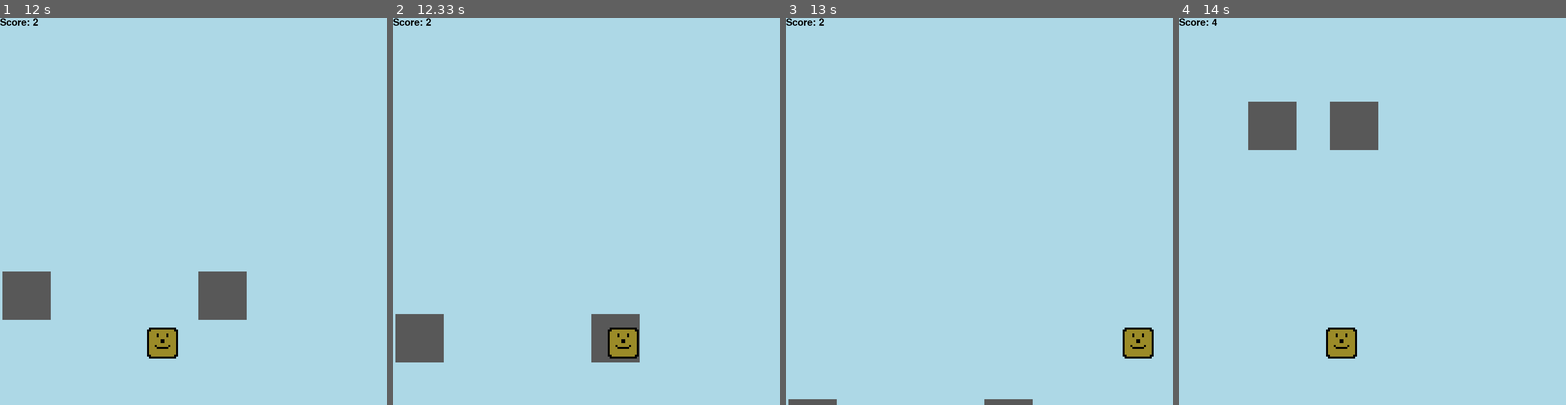
Above: before the commit, frames 1-4 (left to right).
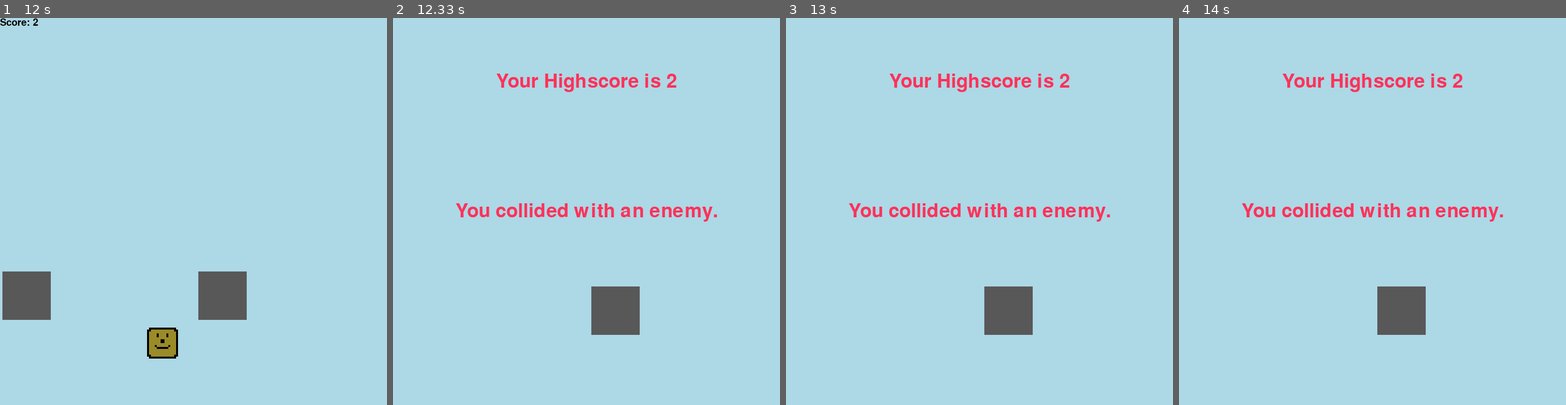
Above: after the commit, the same moments.

Repository: Hummenix/somePygame
Game: pygame game, started from game.py
Two runs of this game, one before a commit and one after it. Both use one fixed random seed, a clock stepped at 60 frames per second and the inputs below.
Inputs:
- Up to frame 1 (12 s): hold Left 0.33-0.87 s; hold Left 0.9-1.3 s; hold Left 5.17-5.63 s; hold Right 5.67-6.13 s; hold Right 6.17-6.63 s; hold Left 6.67-7.2 s; hold Left 7.23-7.63 s; hold Right 7.67-8.3 s; hold Left 8.33-8.8 s; hold Right 8.83-9.3 s; hold Right 9.33-9.8 s; hold Left 9.83-10.37 s; hold Left 10.4-10.8 s; hold Right 10.83-11.47 s; hold Left 11.5-11.97 s
- Up to frame 2 (12.33 s): hold Right from 12 s (still down)
- Up to frame 3 (13 s): release Right at 12.47 s; hold Right 12.5-12.97 s
- Up to frame 4 (14 s): hold Left 13-13.53 s; hold Left 13.57-13.97 s

Frame 1 is identical in both runs. In frame 2, 5.4% of the frame differs, in the area x 0-84%, y 0-89%; in frame 3, 4.4%; in frame 4, 7.2%, in the area x 0-84%, y 0-88%.

Commit message:
Updated game.py
Removed:
- code that was commented for possible later use
- redundant comments
- fixed whitespace

Added:
- a TODO for space between enemies
- multiple enemies falling at once now collide with the player

Diff:
--- a/game.py
+++ b/game.py
@@ -26,7 +26,7 @@
 
 class main:
 
-    class enemy():
+    class enemy:
         def __init__(self):
             self.id = random.randrange(0, 100)
             self.internal_enemy_x = 0
@@ -35,17 +35,7 @@
             self.internal_enemy_height = 0
             self.internal_enemy_color = project_colors.light_blue
 
-
-        #def setInternalY(self, y):
-        #    self.enemy_y = y
-        #    print(str(self.id) + " set y to " + str(y))
-
         def enemy(self, enemy_x, enemy_y, enemy_width, enemy_height, enemy_color):
-            #self.internal_enemy_x = enemy_x
-            #self.internal_enemy_y = enemy_y
-            #self.internal_enemy_width = enemy_width
-            #self.internal_enemy_height = enemy_height
-            #self.internal_enemy_color = enemy_color
             self.enemy_x = enemy_x
             self.enemy_y = enemy_y
             self.enemy_width = enemy_width
@@ -100,9 +90,8 @@
         enemy_color = project_colors.light_gray
         for each in range(0, enemy_number):
             enemy = self.enemy()
-            #enemy(enemy_x, enemy_y, enemy_width, enemy_height, enemy_color):
+            # enemy(enemy_x, enemy_y, enemy_width, enemy_height, enemy_color):
             enemy_list.append(enemy.enemy(enemy_start_x, enemy_start_y, enemy_width, enemy_height, enemy_color))
-            #print(str(enemy.id))
             print(str(enemy.id))
 
         score = 0
@@ -129,7 +118,6 @@
                     if event.key == pygame.K_LEFT or event.key == pygame.K_RIGHT:
                         x_change = 0
 
-
             # change horizontal position
             x += x_change
             gameDisplay.fill(project_colors.light_blue)
@@ -142,26 +130,29 @@
                 if enemy.enemy_y > display_height:
                     enemy.enemy_y = 0 - enemy.enemy_height
                     print("enemy width: " + str(enemy.enemy_width))
+                    # TODO: make enemies not overlap by at least 1px
+                    #  (enemy_x shouldn't be in range of enemy_x to enemy_x += enemy_width)
                     enemy.enemy_x = random.randrange(0, display_width - int(enemy.enemy_width))
                     score += 1
                     print("Score: " + str(score))
                     if enemy_speed < 15:
                         enemy_speed += 0.2
+                    print("enemy speed:" + str(enemy_speed))
                     if enemy.enemy_width >= 165:
                         enemy.enemy_width = 165
                     else:
                         enemy.enemy_width += (score * 0.1)
 
-                if y < enemy_start_y + enemy_height and y + player_height > enemy_start_y:
+                if y < enemy.enemy_y + enemy.enemy_height and y + player_height > enemy.enemy_y:
                     # print("y-coordinate crossover")
                     # below if statement can be simplified bot this way it's more descriptive
-                    if enemy_start_x < x < enemy_start_x + enemy_width \
-                            or enemy_start_x < x + player_width < enemy_start_x + enemy_width:
+                    if enemy.enemy_x < x < enemy.enemy_x + enemy.enemy_width \
+                            or enemy.enemy_x  < x + player_width < enemy.enemy_x + enemy.enemy_width:
                         print(
                             "Enemy hit \nPlayer position: " + str(x) + " to " + str(x + player_width) + " at height " +
-                            str(y) + "\nEnemy position: " + str(enemy_start_x) + " to " + str(
-                                enemy_start_x + enemy_width)
-                            + " at height " + str(enemy_start_y))
+                            str(y) + "\nEnemy position: " + str(enemy.enemy_x) + " to " +
+                            str(enemy.enemy_x + enemy.enemy_width)
+                            + " at height " + str(enemy.enemy_y))
                         self.returnHighScore(score)
                         self.gameResetAction("You collided with an enemy.")
 
@@ -172,8 +163,6 @@
             if x > display_width - player_width or x < 0:
                 self.gameResetAction("You exited the game area. Restarting.")
 
-
-
             pygame.display.update()
             clock.tick(60)
 
